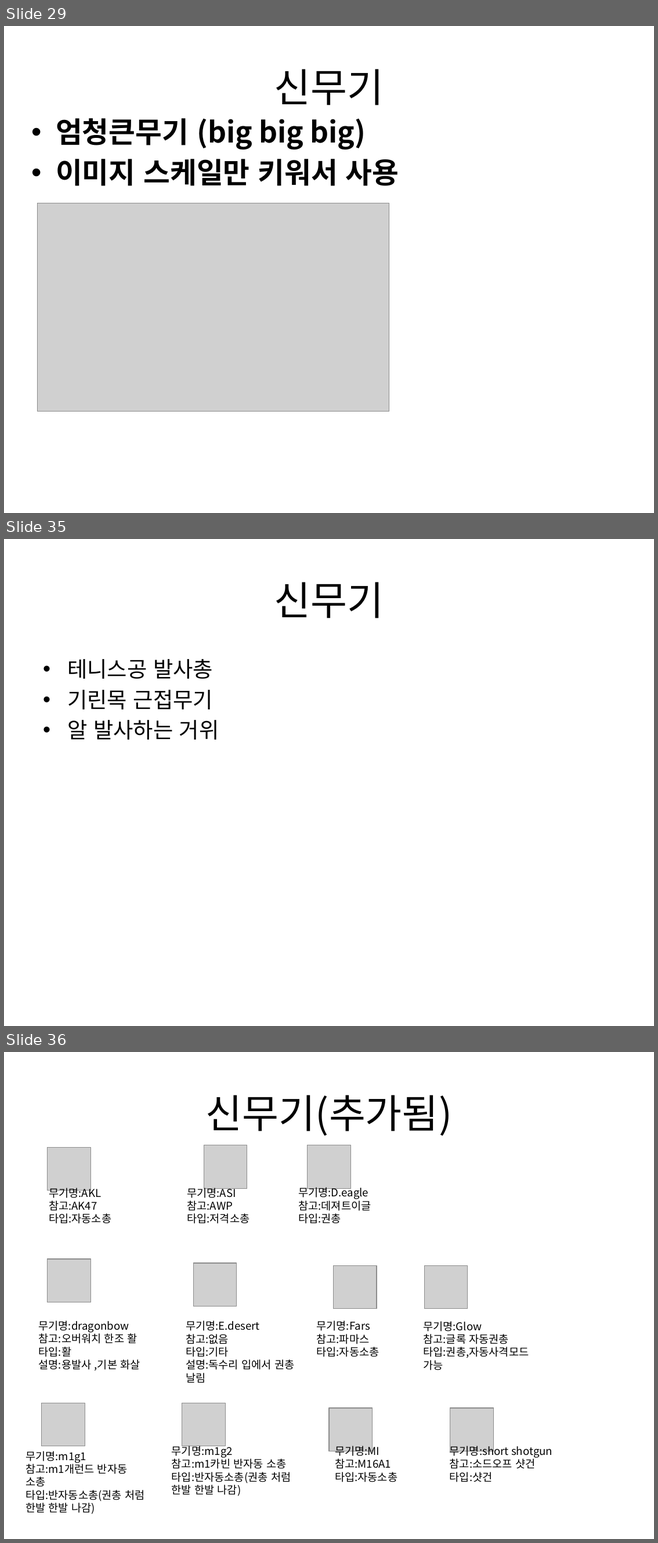
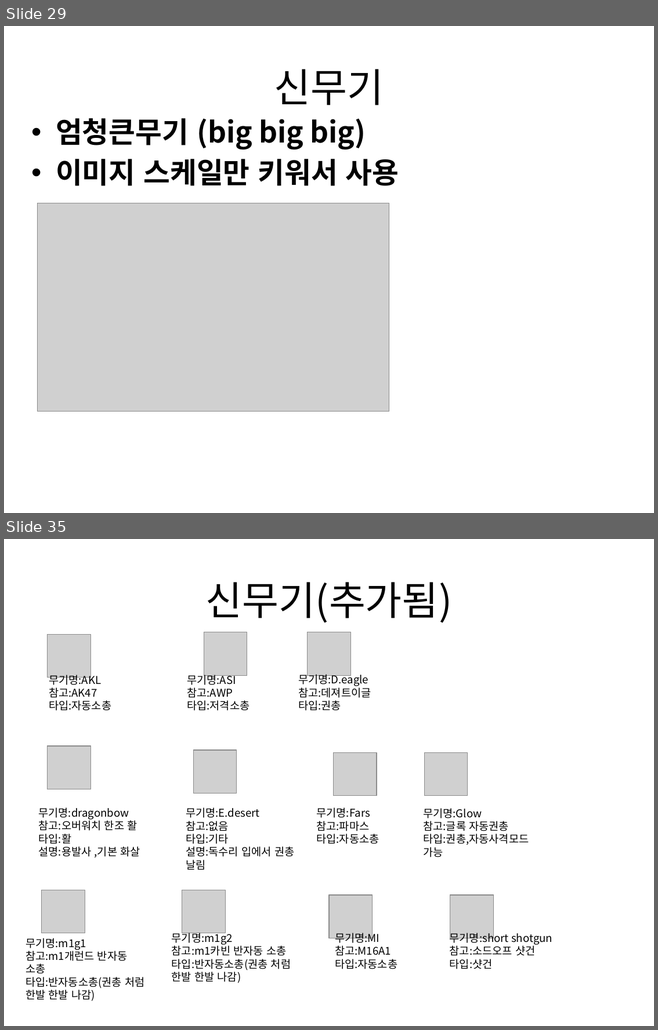
Before and after one commit to gkdlgndpdu/EscapeJail, a slide deck: EscapeJail/Assets/기획/스테이지1기획.pptx. Shown one above the other, each under a label of ours: slides 29, 35 and 36 before the commit, slides 29 and 35 after it; the slides between them are not shown. The pictures are 658x1543 and 658x1030 pixels, drawn with LibreOffice and Linux fonts; fonts in the diff are those of the drawing; grey boxes stand for pictures. Boxes give left, top, right and bottom in pixels: in the first picture for what was removed or moved away, otherwise in the second. Text is boxed around its words. In the diff, an @@ line names an element or a change of style, - is before the commit and + after.

```diff
--- a/EscapeJail/Assets/기획/스테이지1기획.pptx
+++ b/EscapeJail/Assets/기획/스테이지1기획.pptx
@@ slide 35 removed at (x1=4, y1=539, x2=654, y2=1026), background #FFFFFF @@
@@ title removed at (x1=274, y1=582, x2=383, y2=618) @@
-신무기
@@ text removed at (x1=67, y1=659, x2=219, y2=740) @@
-• 테니스공 발사총
-• 기린목 근접무기
-• 알 발사하는 거위
@@ what was slide 36 is now slide 35 @@
```
Also in this commit, not shown: 11 slides changed, 28 other files.
